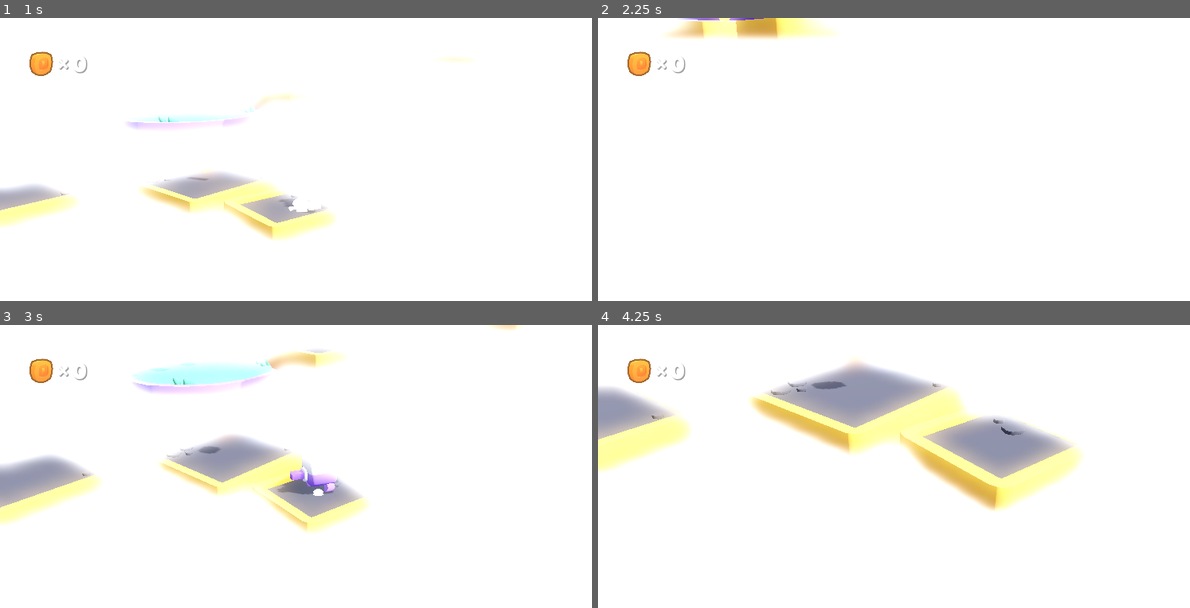
Above: before the commit, frames 1-4 (two rows, left to right).
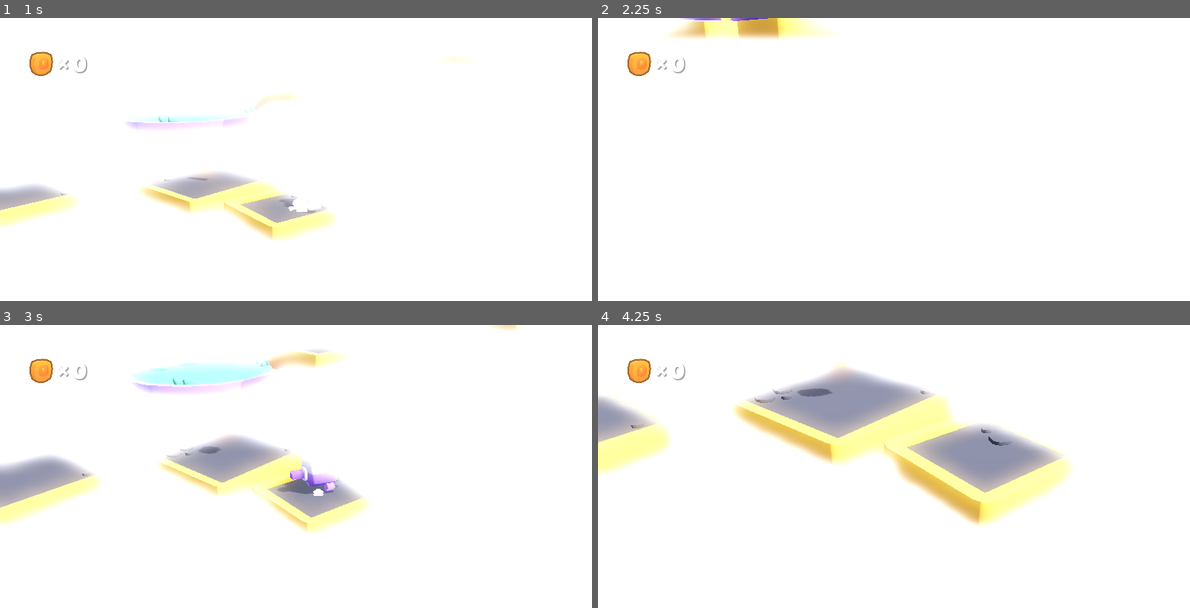
Above: after the commit, the same moments.

Repository: KenneyNL/Starter-Kit-3D-Platformer
Game: Godot game, scene res://scenes/main.tscn
Two runs of this game, one before a commit and one after it. Both use one fixed random seed, a clock stepped at 60 frames per second and the inputs below.
Inputs (mouse positions are in pixels of both pictures, inside the frame that each line leads up to):
- Up to frame 1 (1 s): move the mouse to (461, 179) at 0.52 s; hold D (move_right) from 0.53 s (still down); tap K (camera_down) at 0.6 s; tap Space (jump) at 0.77 s
- Up to frame 2 (2.25 s): move the mouse to (787, 216) at 1.27 s; release D (move_right) at 1.28 s; hold S (move_back) 1.28-2.03 s; tap J (camera_left) at 1.35 s; tap Space (jump) at 1.52 s; move the mouse to (982, 117) at 2.02 s; hold D (move_right) from 2.03 s (still down); tap L (camera_right) at 2.1 s
- Up to frame 3 (3 s): tap Enter at 2.75 s; move the mouse to (284, 574) at 2.77 s; release D (move_right) at 2.78 s; hold W (move_forward) from 2.78 s (still down); tap I (camera_up) at 2.85 s
- Up to frame 4 (4.25 s): tap Space (jump) at 3.02, 3.77 s; move the mouse to (1107, 557) at 3.52 s; release W (move_forward) at 3.53 s; hold A (move_left) from 3.53 s (still down); tap Mouse wheel up (zoom_in) at 3.6 s

Frame 1 is identical in both runs. In frame 2, less than 0.1% of the frame differs, in the area x 14-35%, y 0-8%; in frame 3, 0.1%; in frame 4, 12%, in the area x 0-82%, y 11-71%.

Commit message:
Fix slow movement on certain camera angles
Rotating the cameras to certain angles like a pure top down angle will cause the player to slow down when moving in some directions, this makes movement speed consistent on all camera angles
Input is also normalized just in case

Diff:
--- a/scripts/player.gd
+++ b/scripts/player.gd
@@ -96,7 +96,9 @@
 	input.x = Input.get_axis("move_left", "move_right")
 	input.z = Input.get_axis("move_forward", "move_back")
 
-	movement_velocity = view.basis * input * movement_speed * delta
+	input  = input.rotated(Vector3.UP, view.rotation.y).normalized()
+
+	movement_velocity = input * movement_speed * delta
 
 	# Jumping
 
